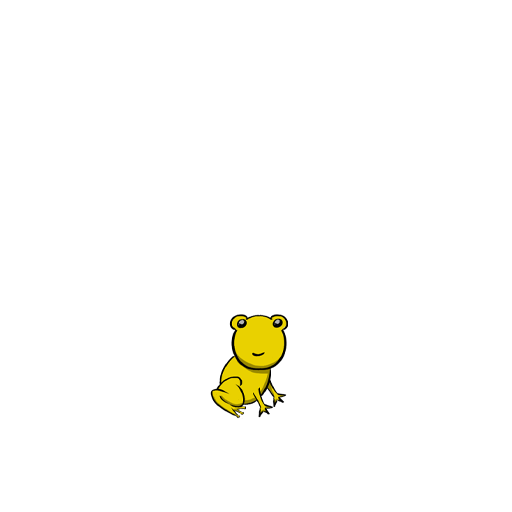
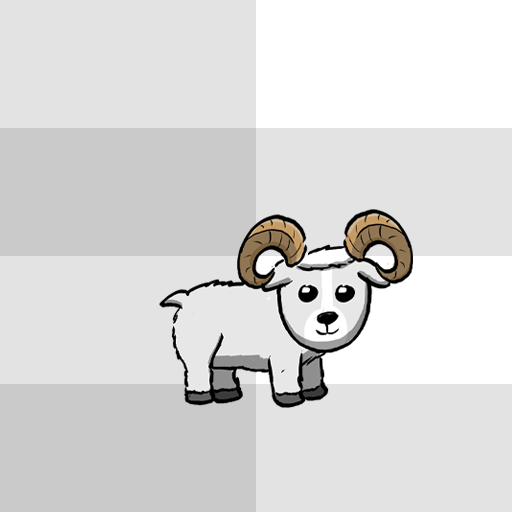
The second w=512, h=512 image is a revision of the first. Changes to its layers:
hid "frog_4" over (210, 314, 288, 419)
added layer "bighorn sheep" above "sheep" over (159, 209, 413, 408)
showed "Background" over (0, 0, 512, 512)
